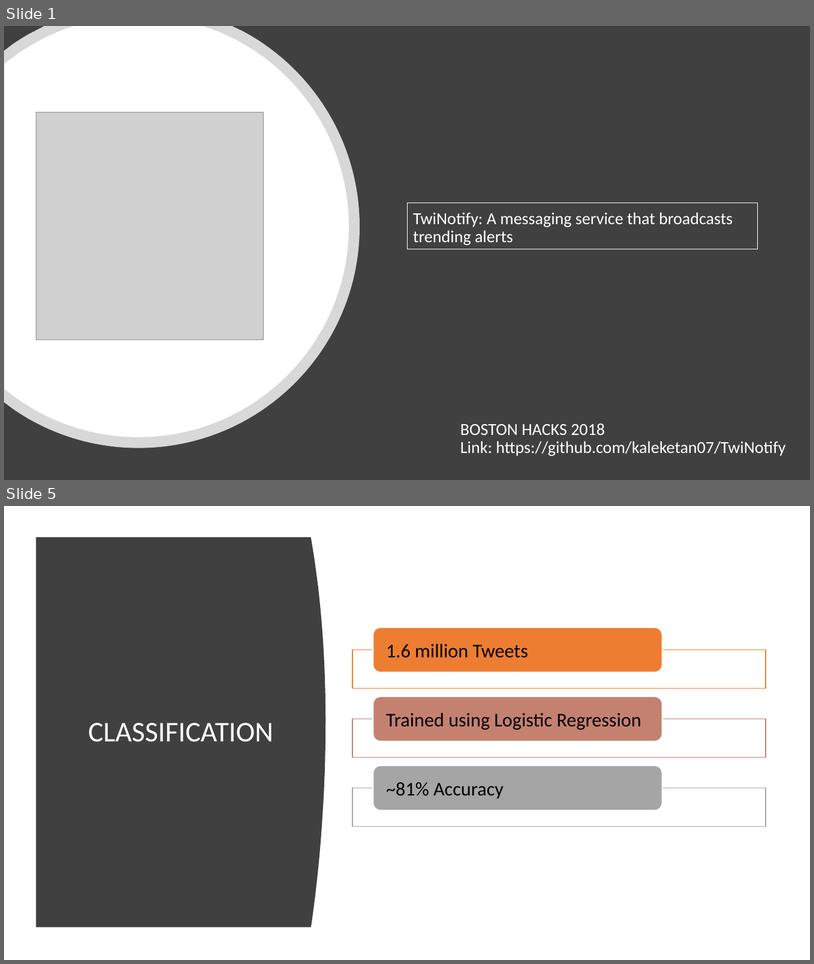
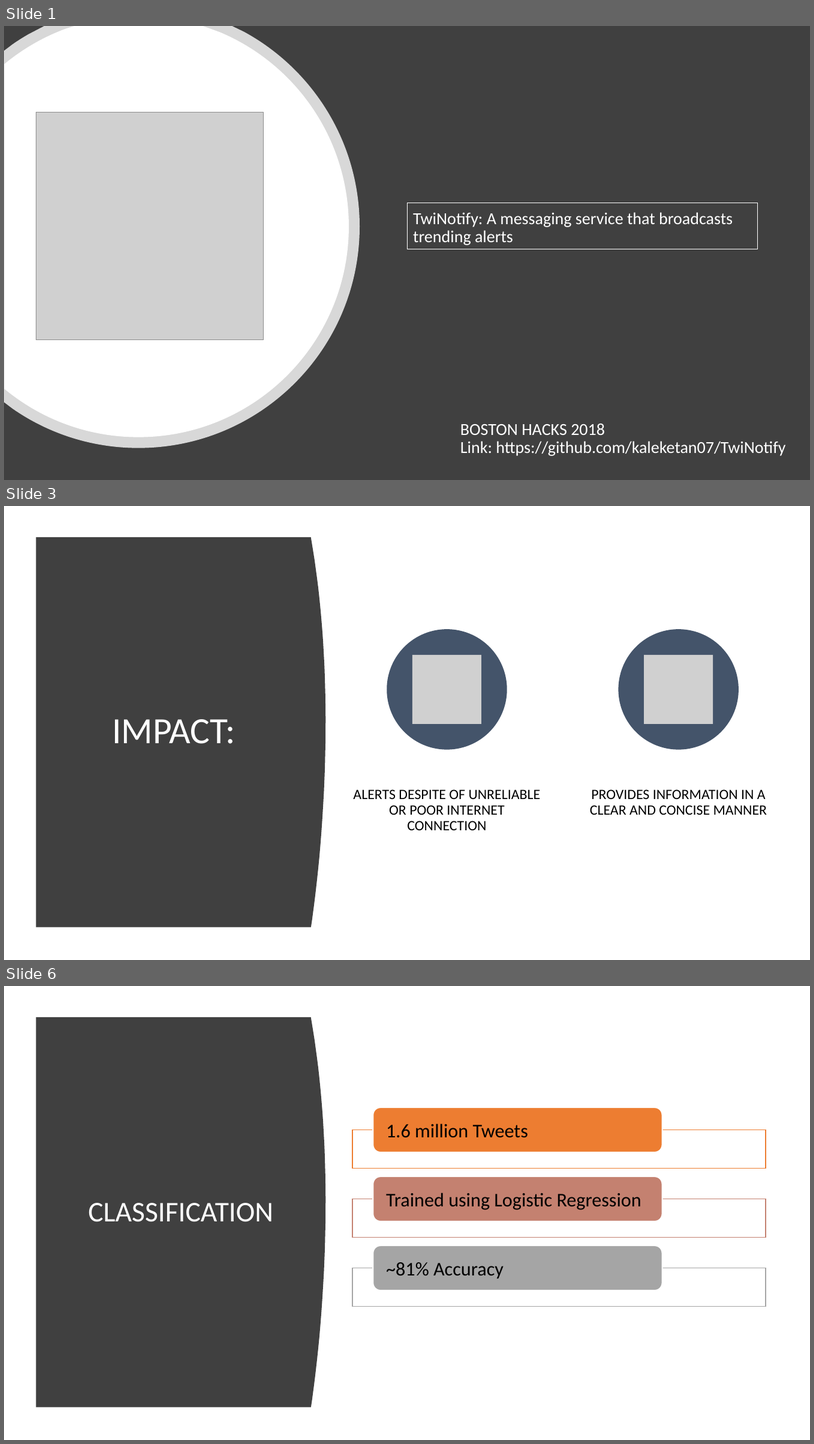
Before and after one commit to kaleketan07/TwiNotify, a slide deck: TwiNotify.pptx. Shown one above the other, each under a label of ours: slides 1 and 5 before the commit, slides 1, 3 and 6 after it; the slides between them are not shown. The pictures are 814x964 and 814x1444 pixels, drawn with LibreOffice and Linux fonts; fonts in the diff are those of the drawing; grey boxes stand for pictures. Boxes give left, top, right and bottom in pixels: in the first picture for what was removed or moved away, otherwise in the second. Text is boxed around its words. In the diff, an @@ line names an element or a change of style, - is before the commit and + after.

```diff
--- a/TwiNotify.pptx
+++ b/TwiNotify.pptx
@@ slide 3 added at [4, 506, 810, 960], background #FFFFFF @@
@@ freeform shape added at [36, 537, 326, 927], fill #404040 @@
@@ title added at [112, 719, 236, 744], 44 pt, text #FFFFFF @@
+IMPACT:
@@ group added at [353, 630, 767, 830]: 2 ellipses, 2 pictures, 2 texts @@
+ALERTS DESPITE OF UNRELIABLE OR POOR INTERNET CONNECTION
+PROVIDES INFORMATION IN A CLEAR AND CONCISE MANNER
@@ what was slide 5 is now slide 6 @@
```
Also in this commit, not shown: 2 slides changed, 1 other slide added, 1 slide removed, 2 other files.
